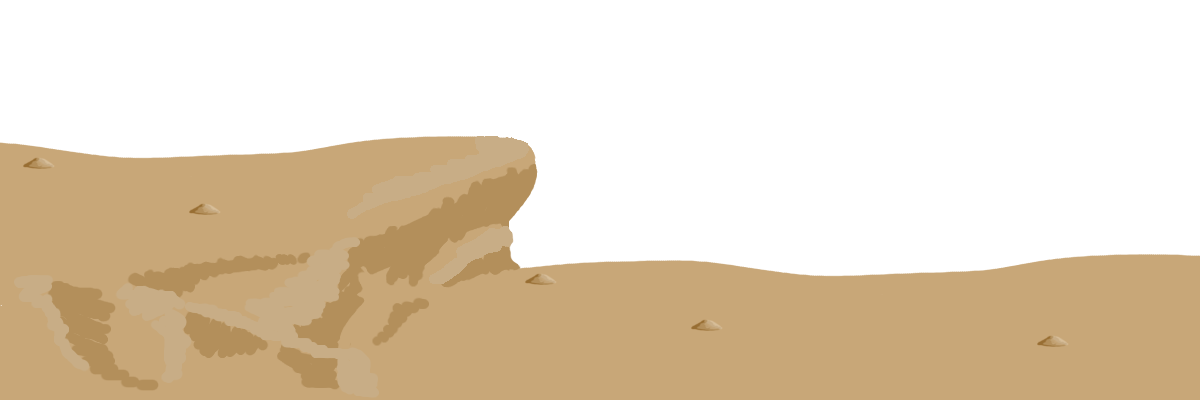
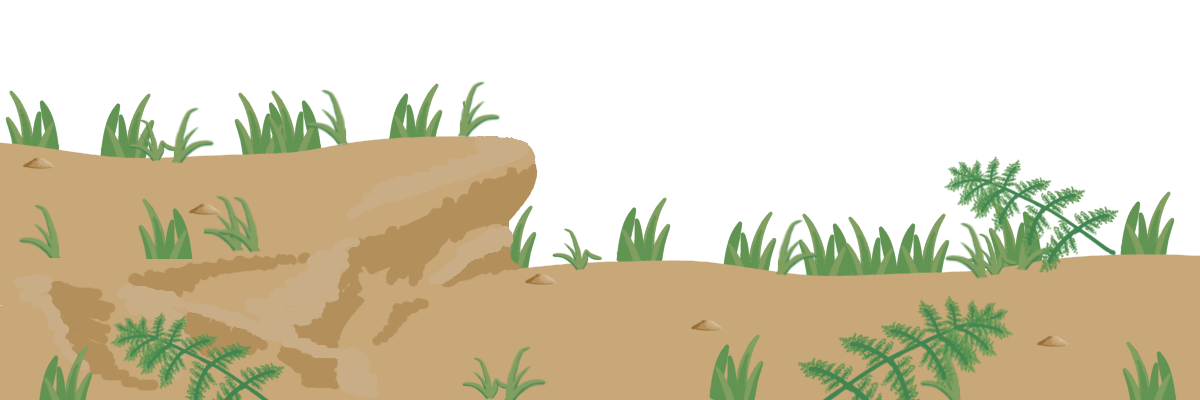
Layers edited between the first and the second 1200px x 400px image:
showed "paprocie" over [109, 155, 1119, 400]
showed "trawy przednie" over [39, 198, 1177, 400]
showed "trawki" over [18, 81, 1060, 400]
added layer "Widoczny" above "kamyczki" over [10, 136, 1177, 400]
hid "śwetlo" over [14, 136, 529, 398]
hid "z cieniem" over [10, 136, 1177, 400]
hid "droga" over [10, 136, 1177, 400]
showed "trawy tlene" over [5, 83, 1175, 279]
